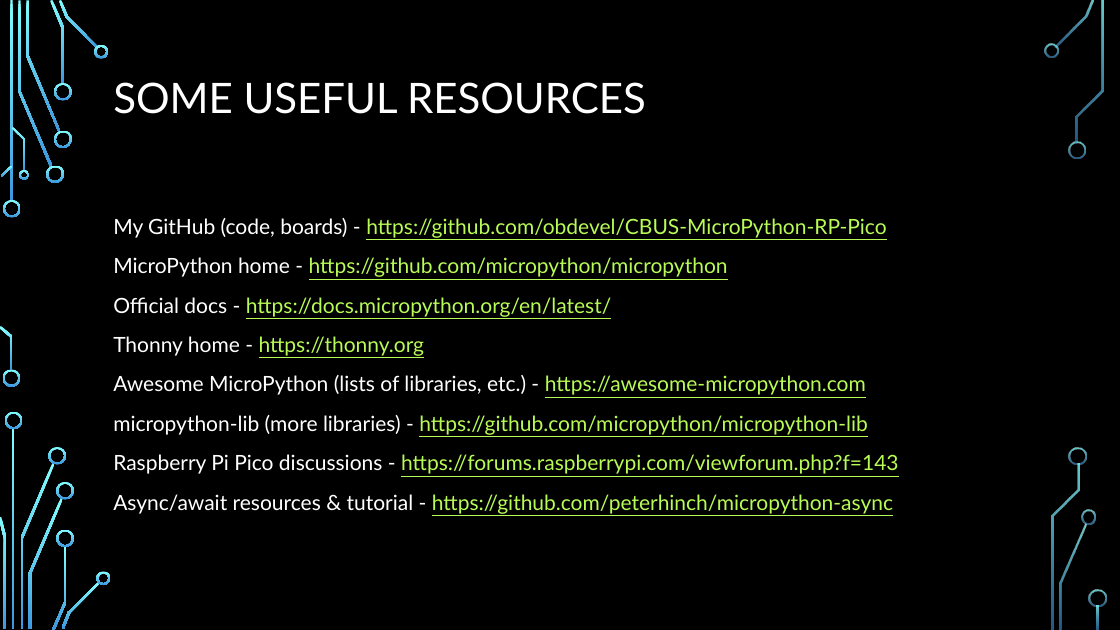
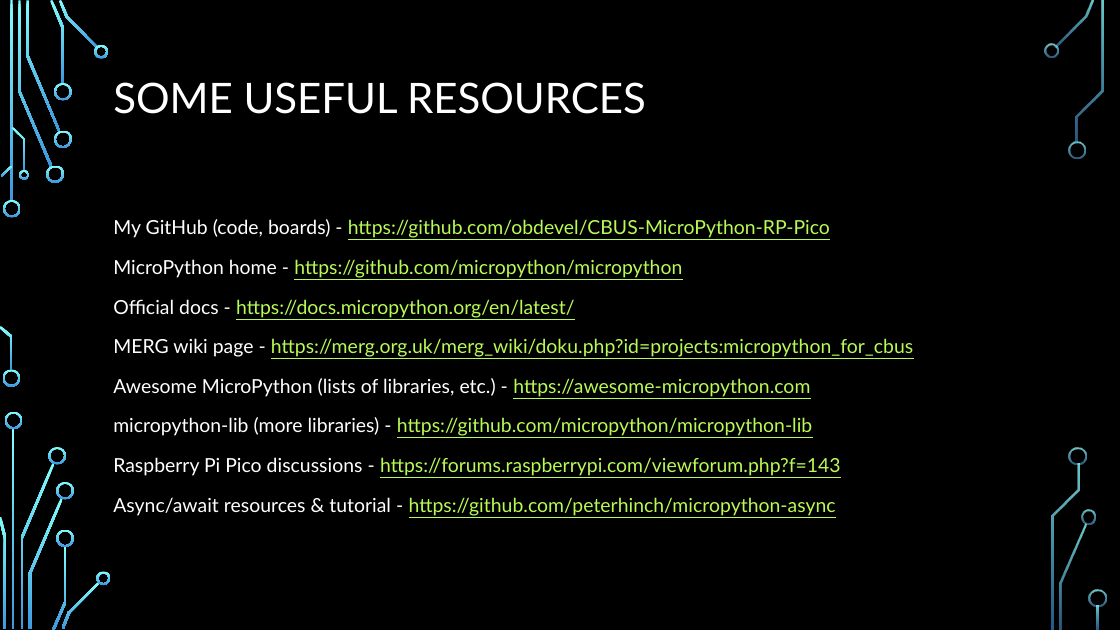
Before and after one commit to obdevel/CBUS-MicroPython-RP-Pico, a slide deck: slide 14 of Micropython Pico SIG presentation 0 1.pptx (slide 15 before the commit). Drawn at 1120x630 pixels with LibreOffice and Linux fonts; fonts in the diff are those of the drawing; background and template pictures are left out. Boxes give left, top, right and bottom in pixels: in the first picture for what was removed or moved away, otherwise in the second. Text is boxed around its words. In the diff, an @@ line names an element or a change of style, - is before the commit and + after.

```diff
--- a/Micropython Pico SIG presentation 0 1.pptx
+++ b/Micropython Pico SIG presentation 0 1.pptx
@@ text at (113,219,841,516): size 18 to 16.6 pt in "My GitHub (code, boards) - https://github.com/obdevel/CBUS-M ...", "MicroPython home - https://github.com/micropython/micropytho ...", "Official docs - https://docs.micropython.org/en/latest/", "Awesome MicroPython (lists of libraries, etc.) - ..." and 3 more places; line spacing 1.1 to 1.2 @@
@@ text at (113,338,913,357): text changed; size 18 to 16.6 pt @@
-Thonny home - https://thonny.org
+MERG wiki page - https://merg.org.uk/merg_wiki/doku.php?id=projects:micropython_for_cbus
```
Also in this commit, not shown: 9 other slides changed, 1 slide removed, 3 other files.
